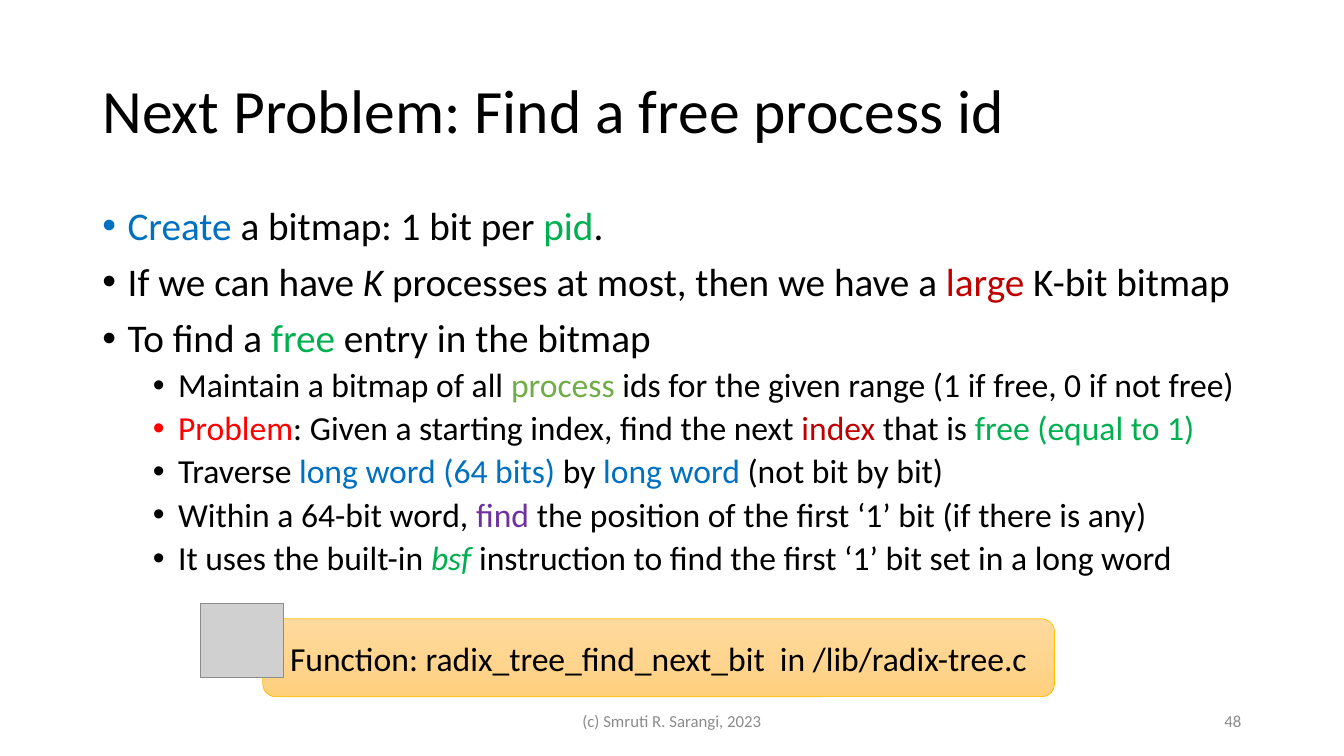
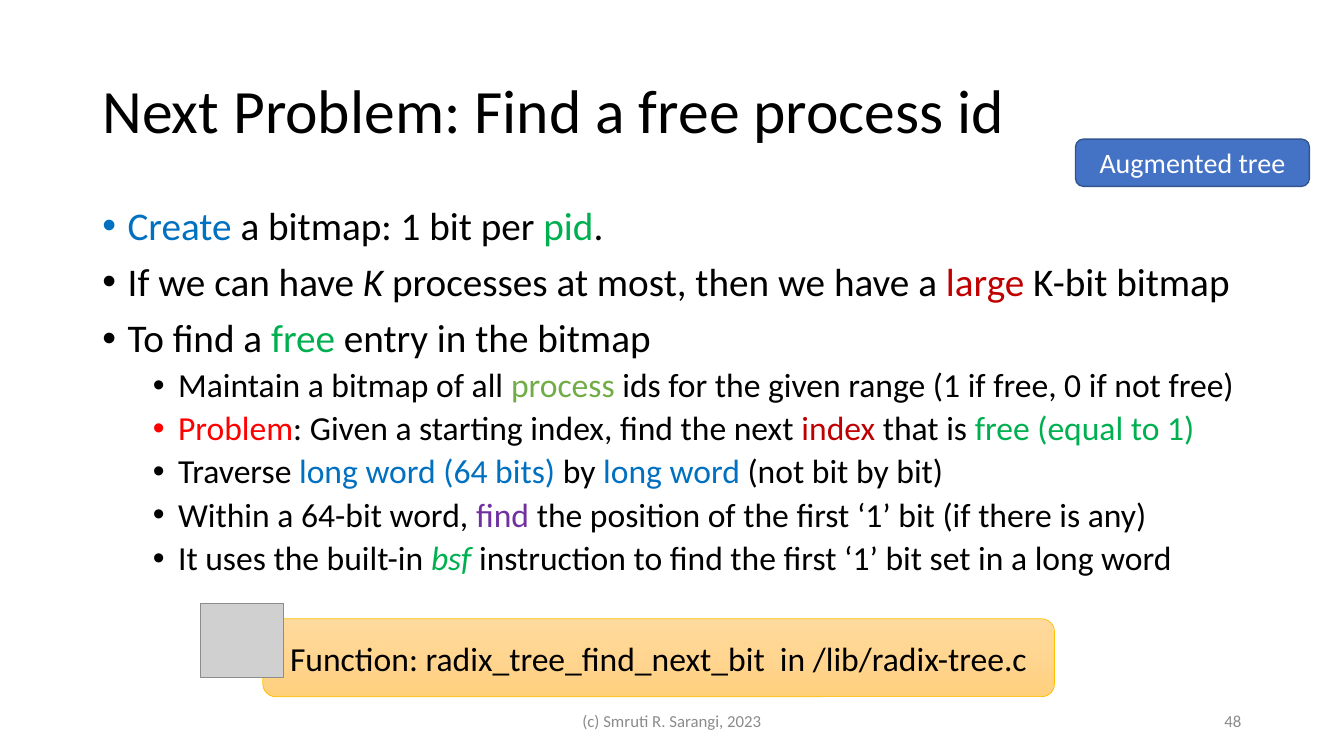
Before and after one commit to srsarangi/srsarangi.github.io, a slide deck: slide 48 of osbook/slides/3.processes.pptx. Drawn at 1344x756 pixels with LibreOffice and Linux fonts; fonts in the diff are those of the drawing; grey boxes stand for pictures. Boxes give left, top, right and bottom in pixels: in the first picture for what was removed or moved away, otherwise in the second. Text is boxed around its words. In the diff, an @@ line names an element or a change of style, - is before the commit and + after.

```diff
--- a/osbook/slides/3.processes.pptx
+++ b/osbook/slides/3.processes.pptx
@@ rounded rectangle added at (1076, 139, 1310, 187), fill #4472C4, outline #325491 1 pt, 20 pt, text #FFFFFF @@
+Augmented tree
```
Also in this commit, not shown: 7 other slides changed, 5 other files.
